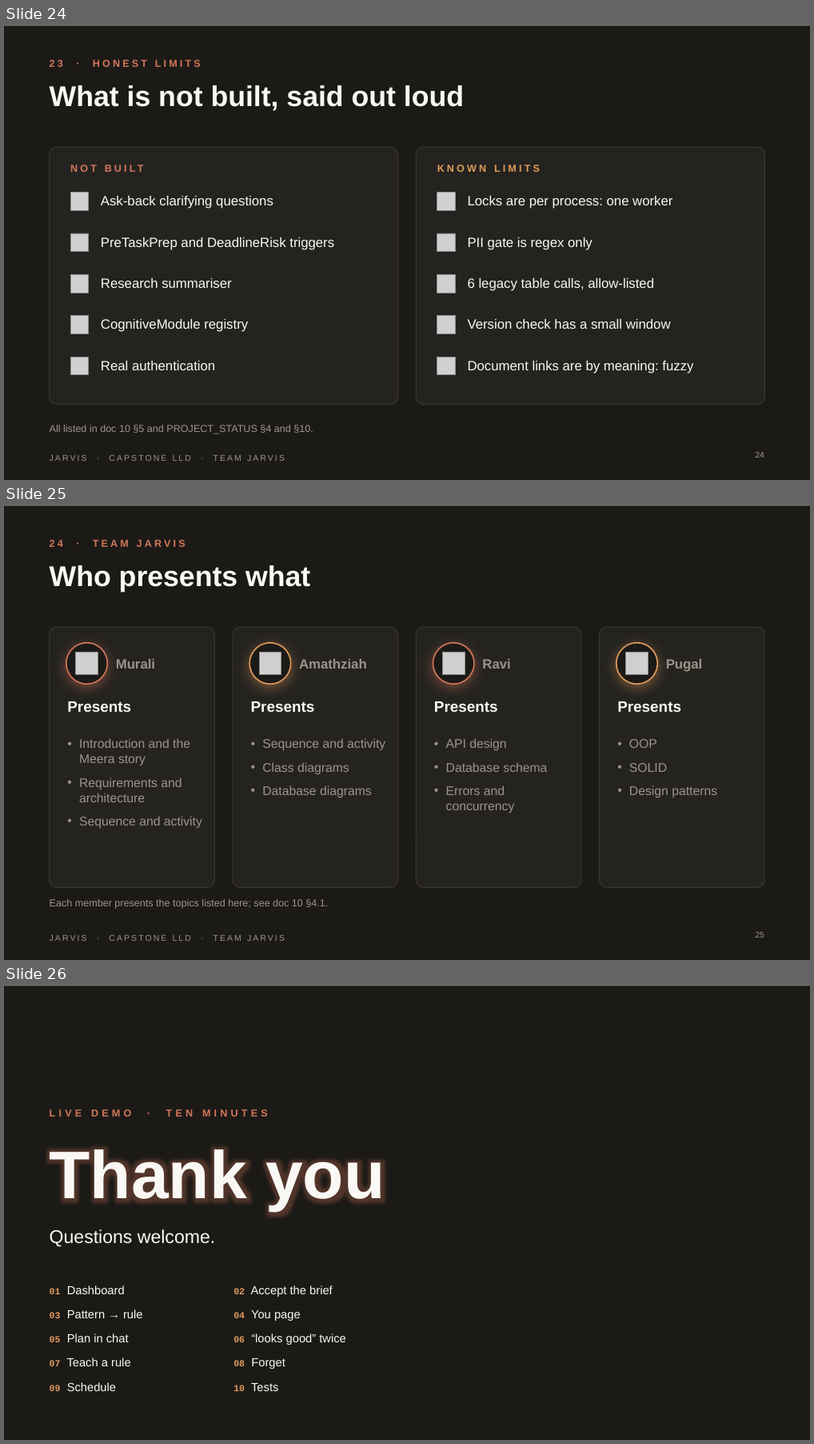
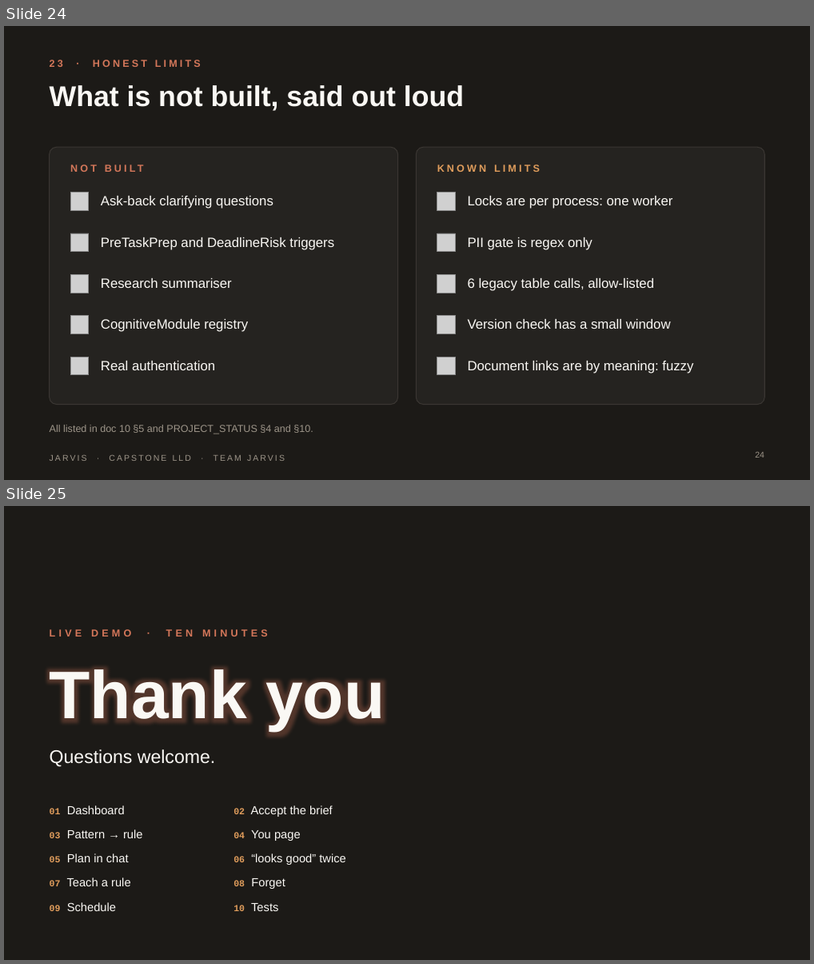
Before and after one commit to HackHeroic/Jarvis-Engine, a slide deck: docs/capstone/presentation/Jarvis-Capstone.pptx. Shown one above the other, each under a label of ours: slides 24, 25 and 26 before the commit, slides 24 and 25 after it. The pictures are 814x1444 and 814x964 pixels, drawn with LibreOffice and Linux fonts; fonts in the diff are those of the drawing; grey boxes stand for pictures; background and template pictures are left out. Boxes give left, top, right and bottom in pixels: in the first picture for what was removed or moved away, otherwise in the second. Text is boxed around its words. In the diff, an @@ line names an element or a change of style, - is before the commit and + after.

Commit message:
Deck: no team slide; doc 10 says where planning, CP-SAT and PEARL are written up

```diff
--- a/docs/capstone/presentation/Jarvis-Capstone.pptx
+++ b/docs/capstone/presentation/Jarvis-Capstone.pptx
@@ slide 25 removed at bbox=[4, 506, 810, 960], background picture (left out); not listed: 1 template element that a slide beside it also shows @@
@@ text removed at bbox=[50, 540, 186, 547] @@
-24 · TEAM JARVIS
@@ title removed at bbox=[50, 565, 310, 592] @@
-Who presents what
@@ rounded rectangle removed at bbox=[50, 627, 214, 887] @@
@@ ellipse removed at bbox=[66, 643, 107, 684] @@
@@ rounded rectangle removed at bbox=[233, 627, 398, 887] @@
@@ ellipse removed at bbox=[250, 643, 290, 684] @@
@@ rounded rectangle removed at bbox=[417, 627, 582, 887] @@
@@ ellipse removed at bbox=[434, 643, 474, 684] @@
@@ rounded rectangle removed at bbox=[600, 627, 765, 887] @@
@@ ellipse removed at bbox=[617, 643, 658, 684] @@
@@ picture removed at bbox=[76, 652, 98, 675] @@
@@ text removed at bbox=[116, 659, 155, 668] @@
-Murali
@@ picture removed at bbox=[259, 652, 282, 675] @@
@@ text removed at bbox=[299, 659, 367, 668] @@
-Amathziah
@@ picture removed at bbox=[442, 652, 465, 675] @@
@@ text removed at bbox=[482, 659, 510, 668] @@
-Ravi
@@ picture removed at bbox=[626, 652, 649, 675] @@
@@ text removed at bbox=[666, 659, 703, 672] @@
-Pugal
@@ text removed at bbox=[67, 701, 131, 712] @@
-Presents
@@ text removed at bbox=[251, 701, 315, 712] @@
-Presents
@@ text removed at bbox=[434, 701, 498, 712] @@
-Presents
@@ text removed at bbox=[618, 701, 682, 712] @@
-Presents
@@ text removed at bbox=[79, 738, 202, 828] @@
-• Introduction and the Meera story
-• Requirements and architecture
-• Sequence and activity
@@ text removed at bbox=[262, 738, 386, 797] @@
-• Sequence and activity
-• Class diagrams
-• Database diagrams
@@ text removed at bbox=[446, 738, 547, 812] @@
-• API design
-• Database schema
-• Errors and concurrency
@@ text removed at bbox=[630, 739, 718, 797] @@
-• OOP
-• SOLID
-• Design patterns
@@ text removed at bbox=[50, 899, 328, 908] @@
-Each member presents the topics listed here; see doc 10 §4.1.
@@ page number removed at bbox=[755, 932, 765, 937] @@
-25
@@ what was slide 26 is now slide 25 @@
```
Also in this commit, not shown: 2 other files.
